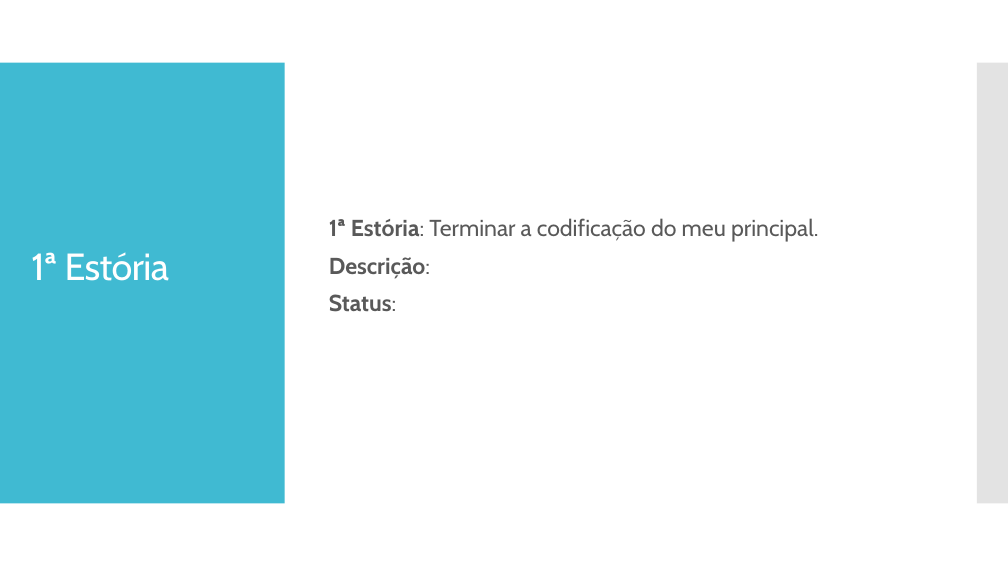
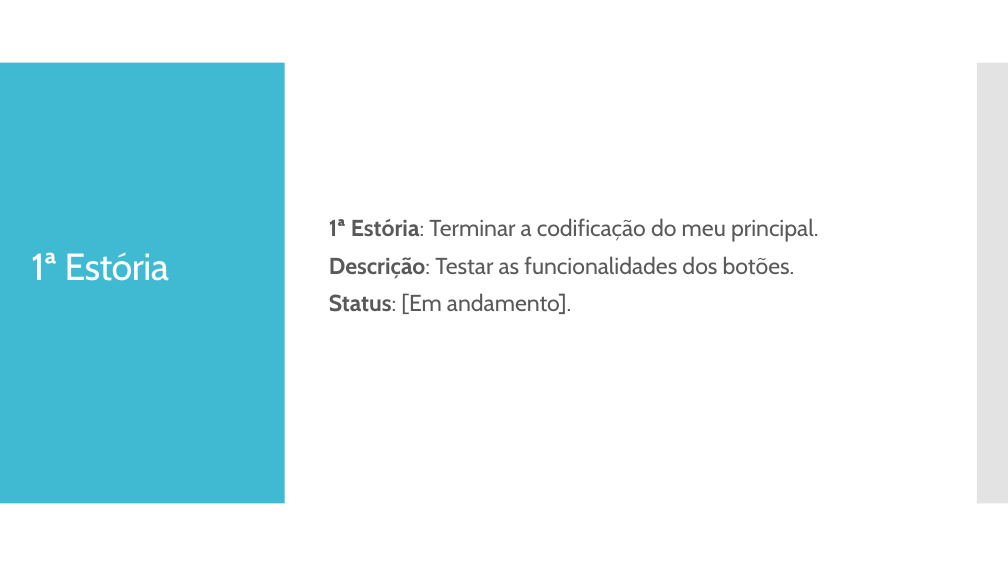
Before and after one commit to AlexandroGonSan/Projeto_final_POO_2018.2, a slide deck: slide 6 of Sprints/Sprint_005 da equipe.pptx. Drawn at 1008x567 pixels with LibreOffice and Linux fonts; fonts in the diff are those of the drawing. Boxes give left, top, right and bottom in pixels: in the first picture for what was removed or moved away, otherwise in the second. Text is boxed around its words. In the diff, an @@ line names an element or a change of style, - is before the commit and + after.

```diff
--- a/Sprints/Sprint_005 da equipe.pptx
+++ b/Sprints/Sprint_005 da equipe.pptx
@@ text at (x1=329, y1=256, x2=795, y2=314): text changed; bold off @@
-Descrição:
-Status:
+Descrição: Testar as funcionalidades dos botões.
+Status: [Em andamento].
```
